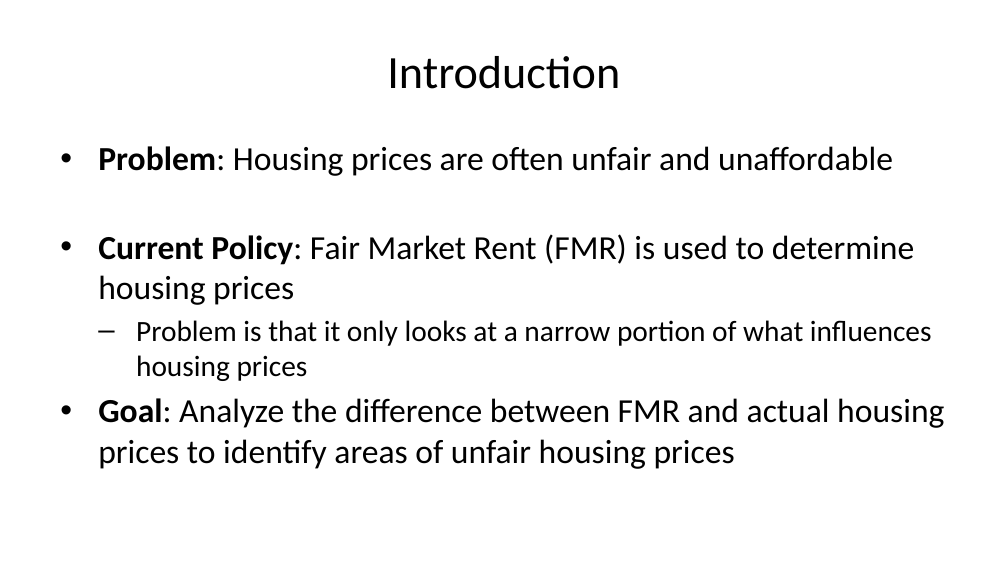
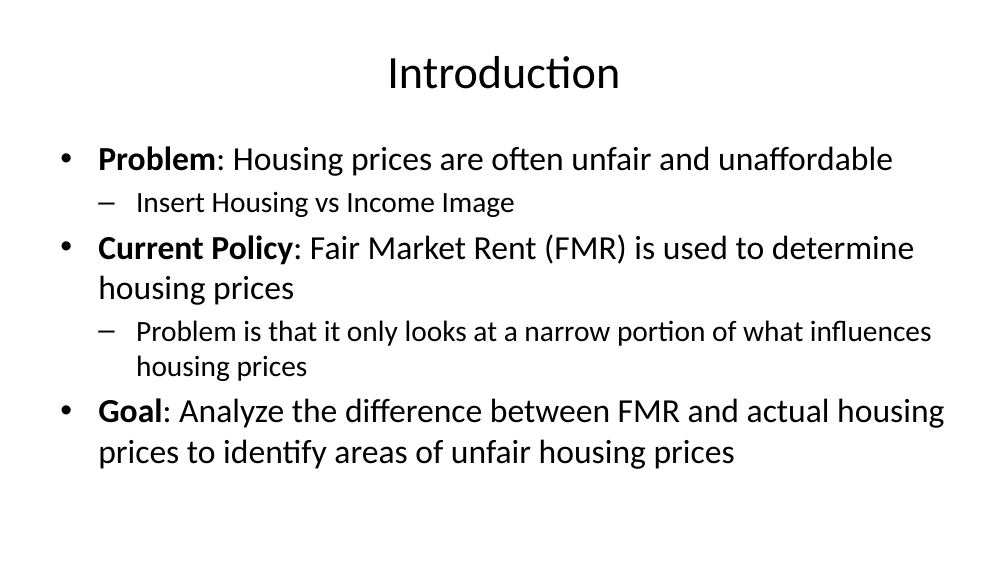
Before and after one commit to dylpickle123780/STAT489_Research_Project, a slide deck: slide 2 of presentation/final-presentation.pptx. Drawn at 1008x567 pixels with LibreOffice and Linux fonts; fonts in the diff are those of the drawing. Boxes give left, top, right and bottom in pixels: in the first picture for what was removed or moved away, otherwise in the second. Text is boxed around its words. In the diff, an @@ line names an element or a change of style, - is before the commit and + after.

Commit message:
update image locations

```diff
--- a/presentation/final-presentation.pptx
+++ b/presentation/final-presentation.pptx
@@ text at (x1=136, y1=191, x2=515, y2=217): paragraph added @@
+  – Insert Housing vs Income Image
```
Also in this commit, not shown: 3 other slides changed, 2 slides added.
